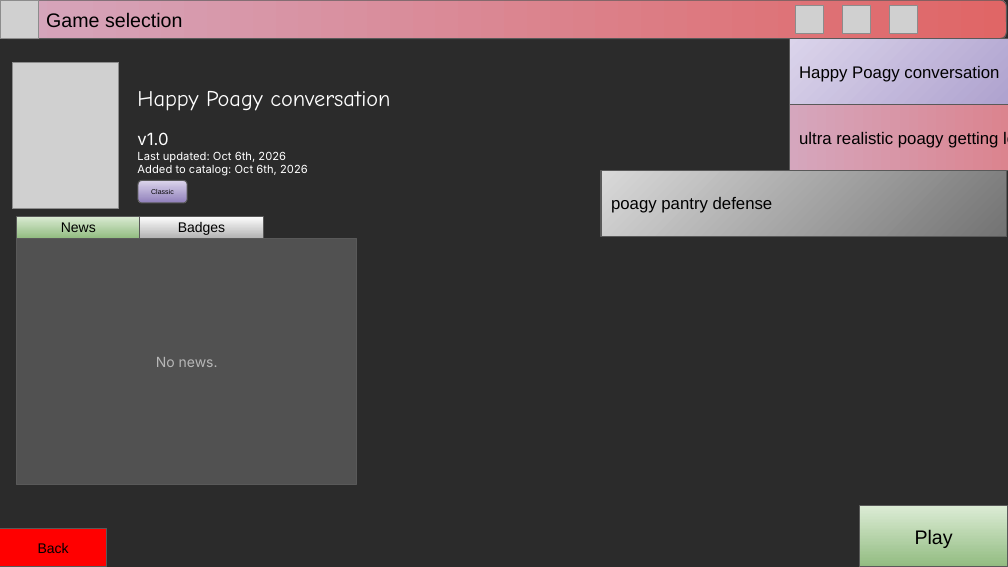
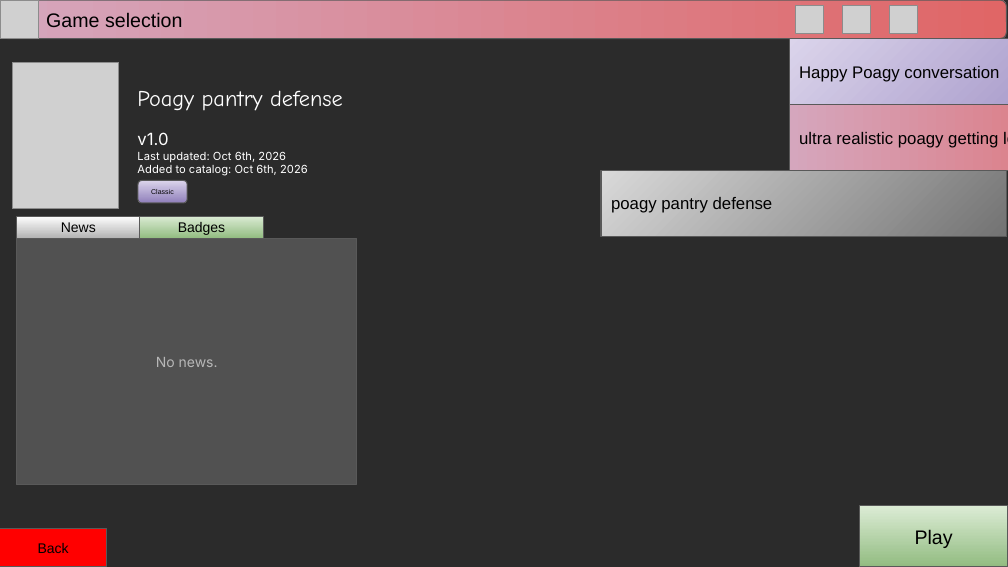
Before and after one commit to RitPigDev/poagy.gs-plus, a slide deck: slide 7 of poagy.gs+.pptx (slide 6 before the commit). Drawn at 1008x567 pixels with LibreOffice and Linux fonts; fonts in the diff are those of the drawing; grey boxes stand for pictures; background and template pictures are left out; a plain dark background stands for a picture behind light text. Boxes give left, top, right and bottom in pixels: in the first picture for what was removed or moved away, otherwise in the second. Text is boxed around its words. In the diff, an @@ line names an element or a change of style, - is before the commit and + after.

```diff
--- a/poagy.gs+.pptx
+++ b/poagy.gs+.pptx
@@ text at (137,90,343,111): text changed @@
-Happy Poagy conversation
+Poagy pantry defense
@@ rectangle "News" at (17,216,140,238): fill gradient #DCECD5 to #92BC81 to gradient #FFFFFF to #B3B3B3 @@
@@ rectangle "Badges" at (140,216,263,238): fill gradient #FFFFFF to #B3B3B3 to gradient #DCECD5 to #92BC81 @@
```
Also in this commit, not shown: 6 other slides changed, 2 slides added.
